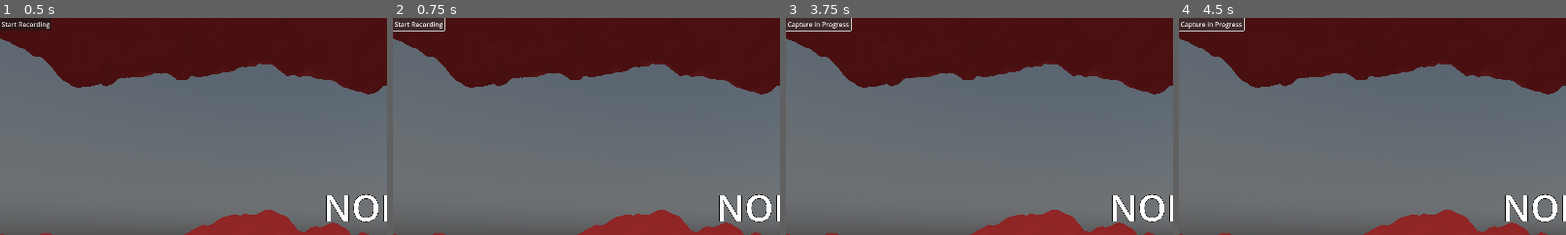
Above: before the commit, frames 1-4 (left to right).
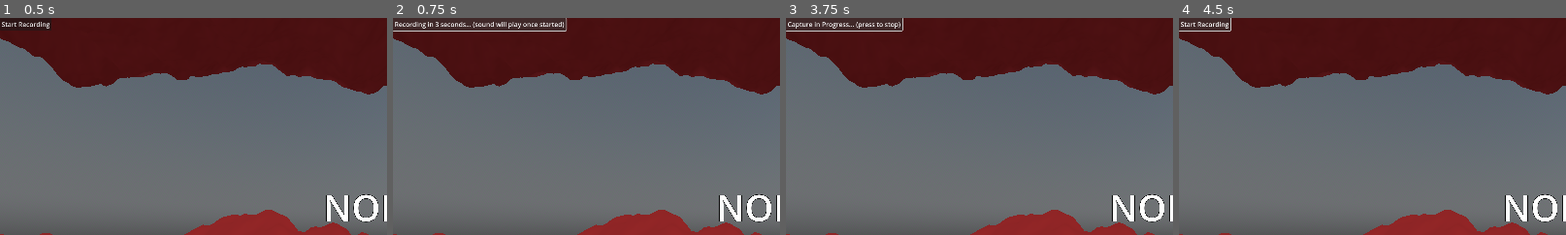
Above: after the commit, the same moments.

Repository: GriffinBaxter/VR-Coords
Game: Godot game, scene res://Scenes/view.tscn
Two runs of this game, one before a commit and one after it. Both use one fixed random seed, a clock stepped at 60 frames per second and the inputs below.
Inputs:
- Up to frame 1 (0.5 s): no input
- Up to frame 2 (0.75 s): click "Start Recording" at 0.5 s
- Up to frame 3 (3.75 s): click "Start Recording" (after the commit: "Recording in 3 seconds... (so…") at 1.25 s; click "Start Recording" (after the commit: "Recording in 3 seconds... (so…") at 2 s
- Up to frame 4 (4.5 s): click "Capture in Progress" (after the commit: "Capture in Progress... (press…") at 4.25 s
The pictures show only the part of the screen within x 0-50%, y 0-50%; the shares and areas given below are measured in that part.

Frame 1 is identical in both runs. In frame 2, 2.1% of the frame differs, in the area x 0-46%, y 0-7%; in frame 3, 0.8%; in frame 4, 0.4%.

Commit message:
Update capture process for release

Diff:
--- a/Scripts/camera.gd
+++ b/Scripts/camera.gd
@@ -1,7 +1,6 @@
 extends XRCamera3D
 
-const CAPTURE_DURATION = 4.75
-
+var interface: XRInterface
 var waiting_to_capture := false
 var capture_in_progress := false
 var frame_time: float
@@ -15,6 +14,9 @@
 
 
 func _ready() -> void:
+	interface = XRServer.find_interface("OpenXR")
+	if interface and interface.is_initialized():
+		get_viewport().use_xr = true
 	file_dialog.filters = ["*.bvh ; BVH"]
 
 
@@ -44,15 +46,14 @@
 func _on_start_button_pressed() -> void:
 	if !waiting_to_capture and !capture_in_progress:
 		waiting_to_capture = true
+		start_button.text = "Recording in 3 seconds... (sound will play once started)"
 		await get_tree().create_timer(3).timeout
 
 		beep.play()
 		waiting_to_capture = false
 		capture_in_progress = !capture_in_progress
-		start_button.text = "Capture in Progress"
-		await get_tree().create_timer(CAPTURE_DURATION).timeout
-
-		beep.play()
+		start_button.text = "Capture in Progress... (press to stop)"
+	elif !waiting_to_capture and capture_in_progress:
 		capture_in_progress = !capture_in_progress
 		start_button.text = "Start Recording"
 
